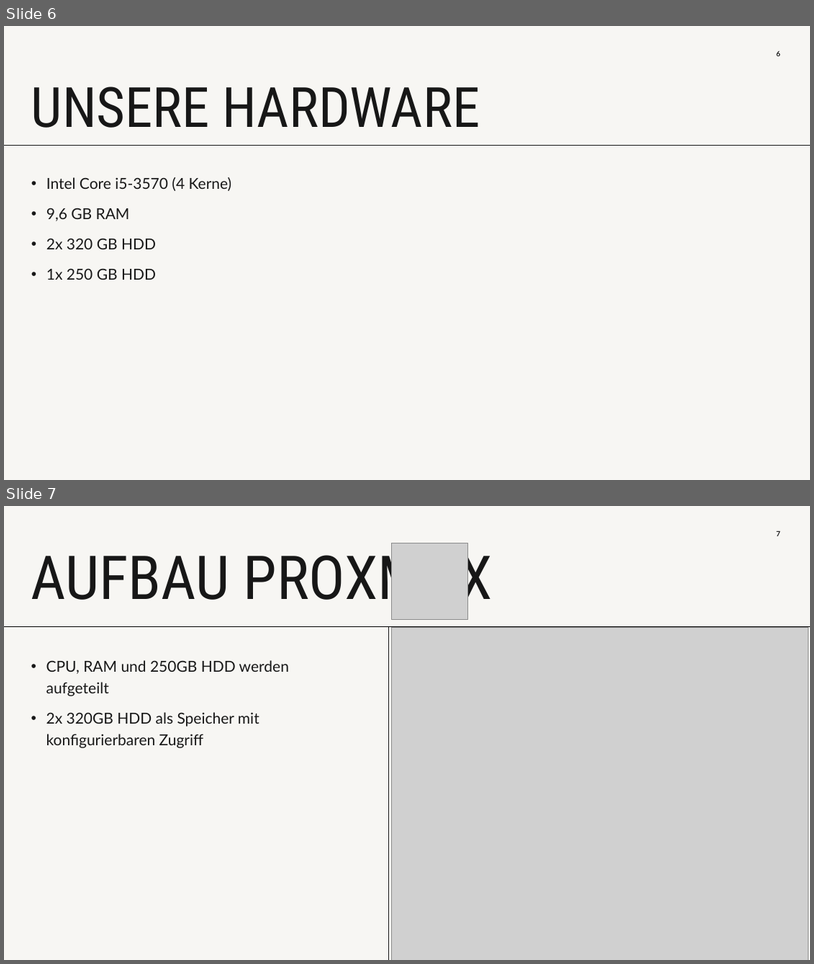
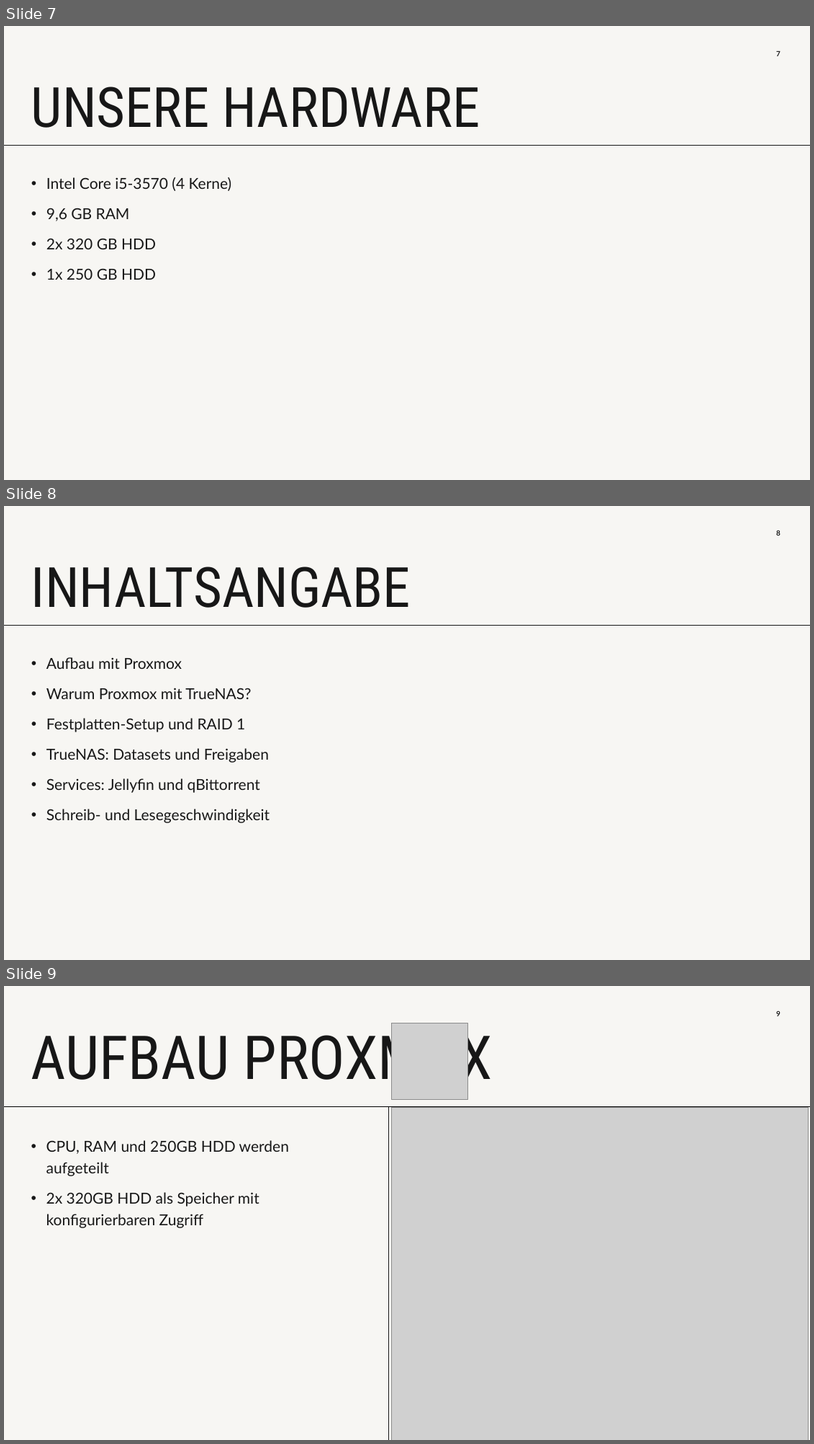
Before and after one commit to codesamu/HTL5, a slide deck: Labor/Signitzer/nas.pptx. Shown one above the other, each under a label of ours: slides 6 and 7 before the commit, slides 7, 8 and 9 after it. The pictures are 814x964 and 814x1444 pixels, drawn with LibreOffice and Linux fonts; fonts in the diff are those of the drawing; grey boxes stand for pictures. Boxes give left, top, right and bottom in pixels: in the first picture for what was removed or moved away, otherwise in the second. Text is boxed around its words. In the diff, an @@ line names an element or a change of style, - is before the commit and + after.

Commit message:
Inhaltsangabe pptx + mathe

```diff
--- a/Labor/Signitzer/nas.pptx
+++ b/Labor/Signitzer/nas.pptx
@@ slide 8 added at bbox=[4, 506, 810, 960], background #F7F6F3; not listed: 1 template element that a slide beside it also shows @@
@@ page number added at bbox=[777, 530, 781, 536], 8.5 pt, text #171717, bold @@
+8
@@ title added at bbox=[31, 566, 411, 608], 66 pt, text #171717 @@
+INHALTSANGABE
@@ text added at bbox=[46, 657, 270, 823], 18 pt, text #171717 @@
+• Aufbau mit Proxmox
+• Warum Proxmox mit TrueNAS?
+• Festplatten-Setup und RAID 1
+• TrueNAS: Datasets und Freigaben
+• Services: Jellyfin und qBittorrent
+• Schreib- und Lesegeschwindigkeit
@@ what was slide 6 is now slide 7 @@
@@ page number at bbox=[777, 51, 781, 56]: text changed @@
-6
+7
@@ what was slide 7 is now slide 9 @@
@@ page number at bbox=[777, 1011, 781, 1016]: text changed @@
-7
+9
```
Also in this commit, not shown: 1 other slide added, 4 other files.
